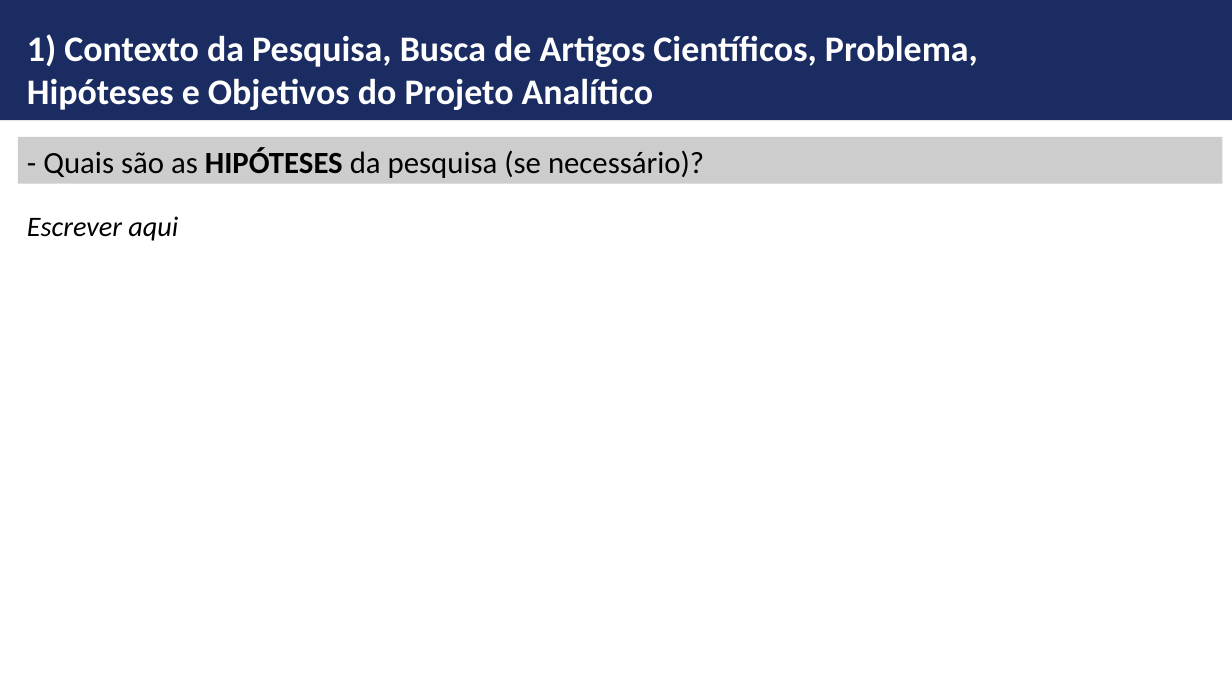
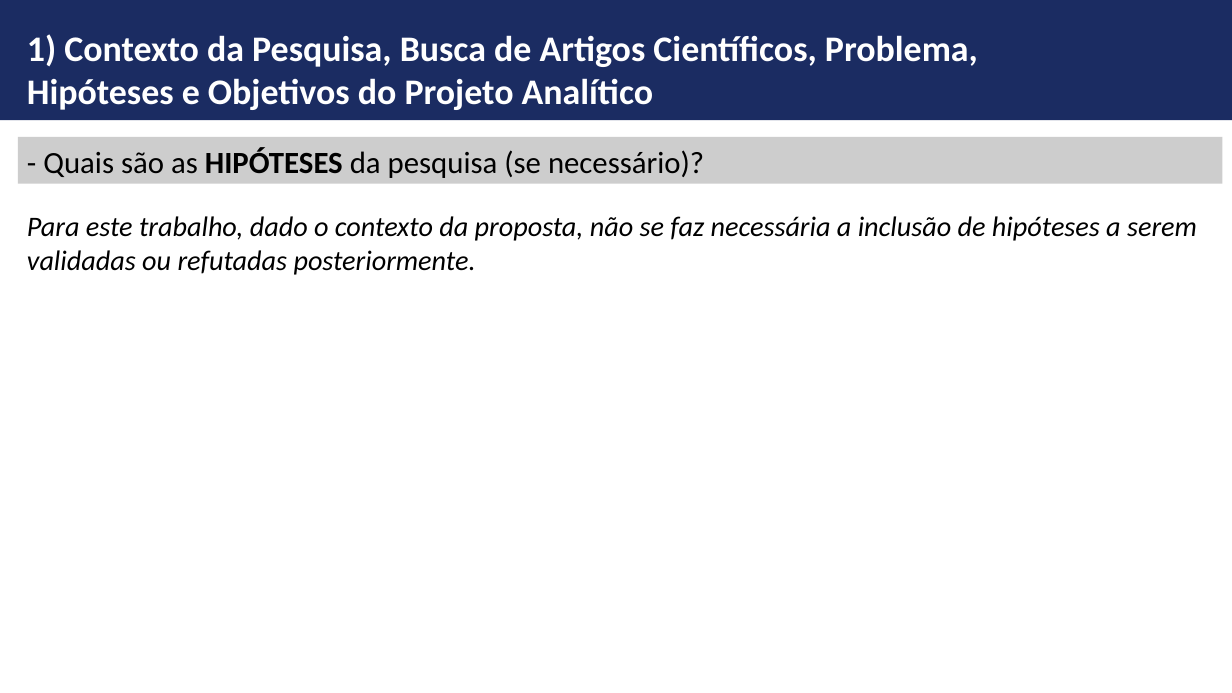
Before and after one commit to ldaniel/Challenges-Requirements-Analytical-Projects, a slide deck: slide 9 of presentation/FGV-MBA - Monografia - Detecção de Máscara Facial.pptx (slide 7 before the commit). Drawn at 1232x693 pixels with LibreOffice and Linux fonts; fonts in the diff are those of the drawing; background and template pictures are left out. Boxes give left, top, right and bottom in pixels: in the first picture for what was removed or moved away, otherwise in the second. Text is boxed around its words. In the diff, an @@ line names an element or a change of style, - is before the commit and + after.

```diff
--- a/presentation/FGV-MBA - Monografia - Detecção de Máscara Facial.pptx
+++ b/presentation/FGV-MBA - Monografia - Detecção de Máscara Facial.pptx
@@ text at [27, 216, 1197, 275]: text changed @@
-Escrever aqui
+Para este trabalho, dado o contexto da proposta, não se faz necessária a inclusão de hipóteses a serem validadas ou refutadas posteriormente.
```
Also in this commit, not shown: 8 other slides changed, 5 slides added.
